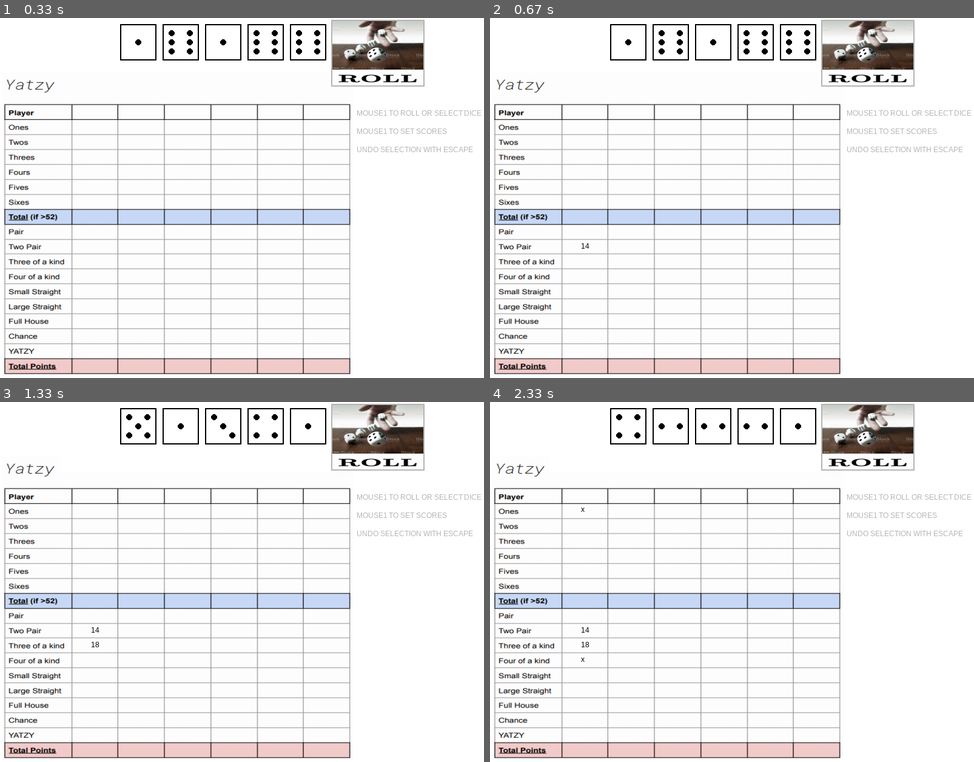
Above: before the commit, frames 1-4 (two rows, left to right).
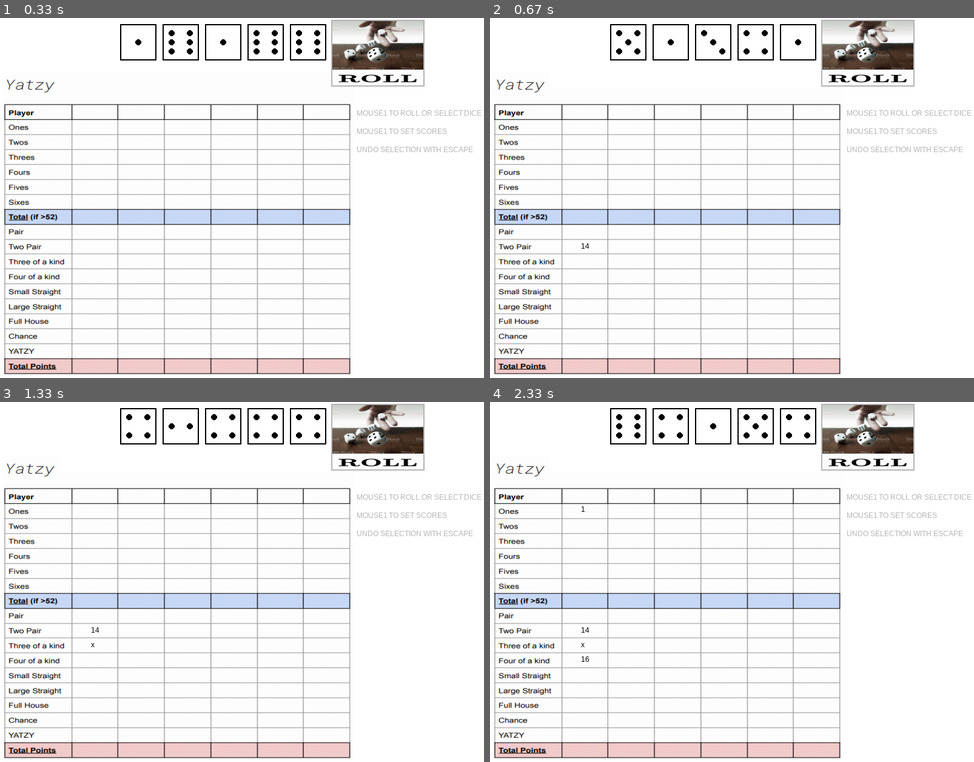
Above: after the commit, the same moments.

Repository: alumppio/ot-harjoitustyo
Game: pygame game, started from src/main.py
Same seed, same stepped clock (60 frames per second), same inputs: the game is played once before the commit and once after it.
Inputs (mouse positions are in pixels of both pictures, inside the frame that each line leads up to):
- Up to frame 1 (0.33 s): no input
- Up to frame 2 (0.67 s): click (586, 248) at 0.38 s
- Up to frame 3 (1.33 s): click (96, 646) at 0.77 s; click (96, 632) at 1.15 s
- Up to frame 4 (2.33 s): click (586, 661) at 1.62 s; click (586, 510) at 2.15 s

Frame 1 is identical in both runs. In frame 2, 0.4% of the frame differs, in the area x 26-67%, y 3-11%; in frame 3, 0.2%; in frame 4, 0.4%, in the area x 18-67%, y 3-73%.

Commit message:
arkkitehtuuri päivitetty

Diff:
--- a/src/config/gui.py
+++ b/src/config/gui.py
@@ -2,15 +2,10 @@
 from config.dice import Dices
 from config.visual.draw_dice import DrawDice
 from config.visual.draw_yatzy import DrawYatzy
-from repositories.constants import DICE_Y, DICE_X, DICE_A, DICE_GAP, BLACK, WHITE
-from repositories.constants import SCREEN_WIDTH, SCREEN_HEIGHT, LIGHT_RED, FPS, TIMER
+from config.pygame_initial import SCREEN, font
+from repositories.constants import DICE_Y, DICE_X, DICE_A, DICE_GAP, BLACK
+from repositories.constants import LIGHT_RED, FPS, TIMER
 
-
-pygame.init()
-SCREEN = pygame.display.set_mode((SCREEN_WIDTH, SCREEN_HEIGHT))
-SCREEN.fill(WHITE)
-pygame.display.set_caption("Yatzy")
-font = pygame.font.SysFont('arial', 12)
 
 
 class EventHandler:
@@ -169,18 +164,3 @@
         """Method to quit the game"""
         if event.type == pygame.QUIT:
             self.running = False
-
-    def handle_events(self):
-        """Check all occurred events"""
-        while self.running:
-            for event in pygame.event.get():
-                TIMER.tick(FPS)
-                self.dice_drawer.draw_all()
-                self.hold_dice(event)
-                self.undo_hold_dice(event)
-                self.roll_dice(event)
-                self.quit(event)
-                self.set_upper_part(event)
-                self.set_lower_part(event)
-                self.set_total()
-                pygame.display.flip()
--- /dev/null
+++ b/src/config/main_loop.py
@@ -0,0 +1,25 @@
+import pygame
+from config.gui import EventHandler
+from repositories.constants import TIMER, FPS
+
+
+class MainLoop:
+    def __init__(self, dices, players):
+        self.event_handler = EventHandler(dices, players)
+
+    def handle_events(self):
+        #Check all occurred events
+        #Main gameloop
+
+        while self.event_handler.running:
+            for event in pygame.event.get():
+                TIMER.tick(FPS)
+                self.event_handler.dice_drawer.draw_all()
+                self.event_handler.hold_dice(event)
+                self.event_handler.undo_hold_dice(event)
+                self.event_handler.roll_dice(event)
+                self.event_handler.quit(event)
+                self.event_handler.set_upper_part(event)
+                self.event_handler.set_lower_part(event)
+                self.event_handler.set_total()
+                pygame.display.flip()
--- /dev/null
+++ b/src/config/pygame_initial.py
@@ -0,0 +1,15 @@
+import pygame
+from repositories.constants import SCREEN_WIDTH, SCREEN_HEIGHT, WHITE
+
+class Start:
+    def __init__(self):
+        pygame.init()
+
+        global SCREEN
+        global font
+        SCREEN = pygame.display.set_mode((SCREEN_WIDTH, SCREEN_HEIGHT))
+        SCREEN.fill(WHITE)
+        pygame.display.set_caption("Yatzy")
+        font = pygame.font.SysFont('arial', 12)
+
+Start()
--- a/src/config/visual/draw_yatzy.py
+++ b/src/config/visual/draw_yatzy.py
@@ -44,6 +44,9 @@
             points = self.font.render(
                 str(player.minutes["Two Pair"]), True, BLACK, WHITE)
             self.surface.blit(points, pygame.Rect(152, 369, 100, 25))
+            return True
+
+        return False
 
     def set_3_of_a_kind(self, dice, player):
         if player.minutes["Three of a Kind"] is None:
--- a/src/main.py
+++ b/src/main.py
@@ -1,13 +1,15 @@
 from config.player import Player
 from config.dice import Dices
-from config.gui import EventHandler
+from config.main_loop import MainLoop
+from config.pygame_initial import Start
 
 
 def main():
+    Start()
     dices = Dices()
     player = Player()
-    event_handler = EventHandler(dices, player)
-    event_handler.handle_events()
+    game = MainLoop(dices, player)
+    game.handle_events()
 
 
 if __name__ == "__main__":
Not shown, changed: dokumentaatio/arkkitehtuuri.md
